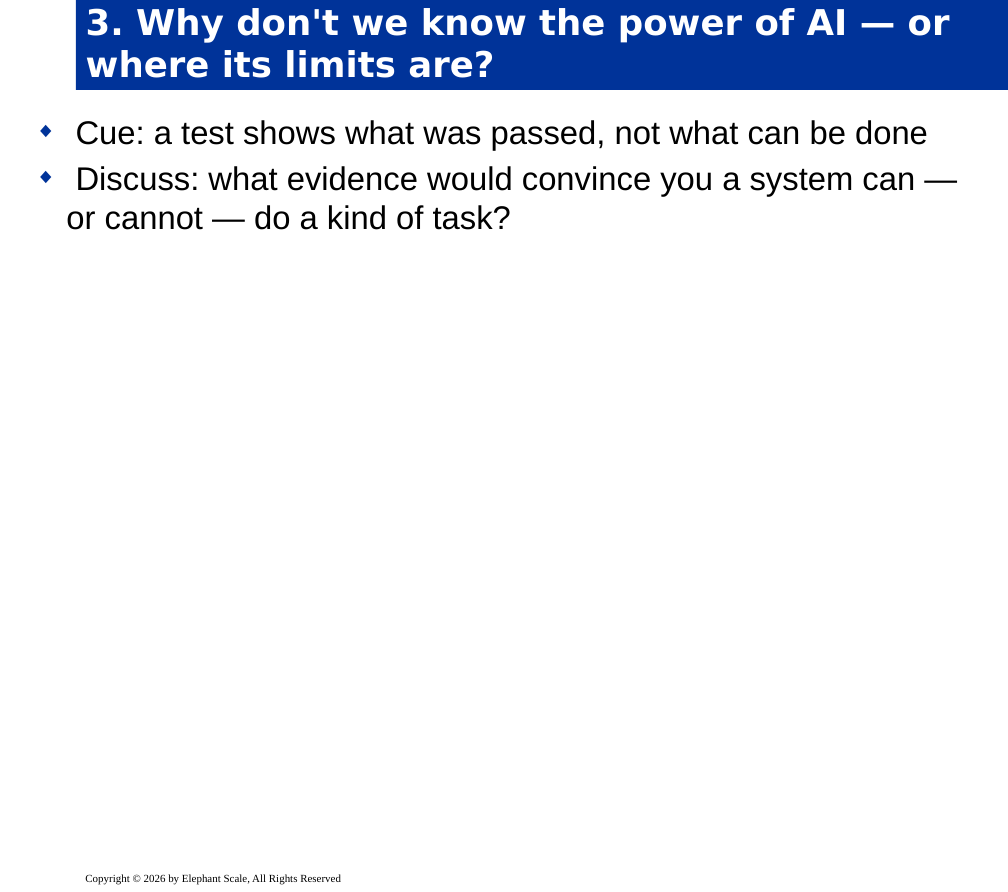
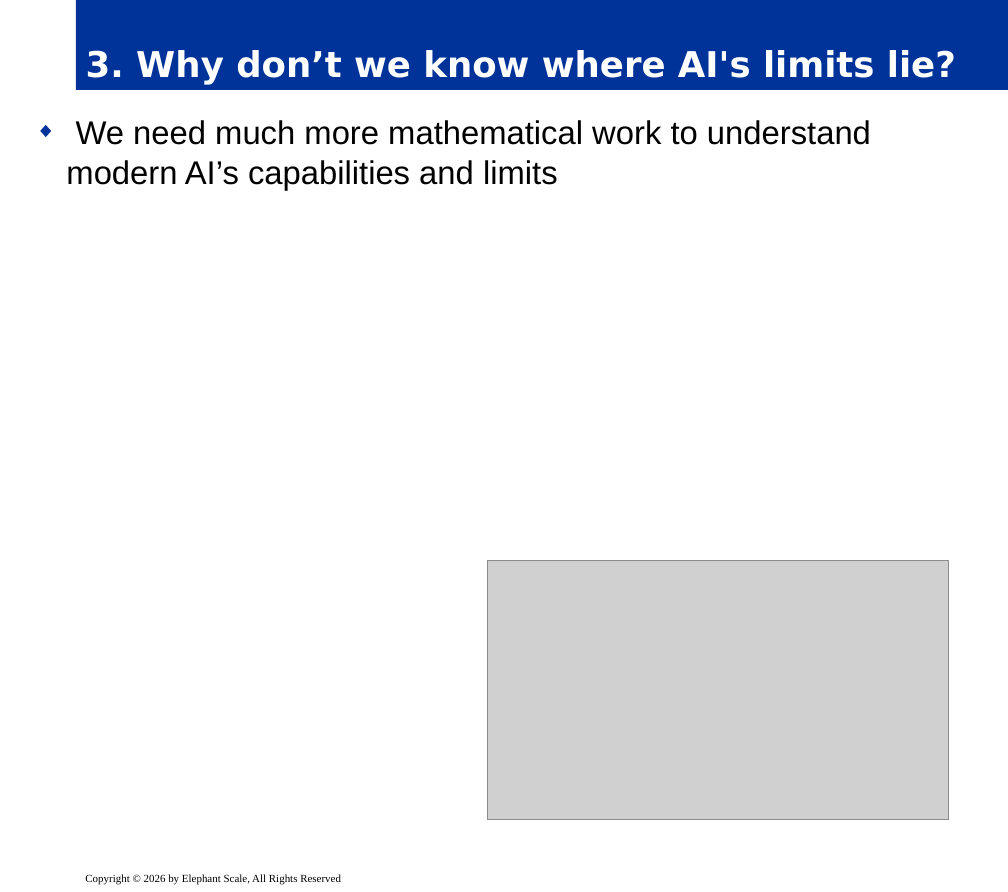
Before and after one commit to elephantscale/OpenAI-labs, a slide deck: slide 5 of 120-eight-questions-on-math-and-AI/slides/release/01__intro.pptx. Drawn at 1008x892 pixels with LibreOffice and Linux fonts; fonts in the diff are those of the drawing; grey boxes stand for pictures; background and template pictures are left out. Boxes give left, top, right and bottom in pixels: in the first picture for what was removed or moved away, otherwise in the second. Text is boxed around its words. In the diff, an @@ line names an element or a change of style, - is before the commit and + after.

```diff
--- a/120-eight-questions-on-math-and-AI/slides/release/01__intro.pptx
+++ b/120-eight-questions-on-math-and-AI/slides/release/01__intro.pptx
@@ title at [86,50,956,85]: text changed @@
-3. Why don't we know the power of AI — or where its limits are?
+3. Why don’t we know where AI's limits lie?
@@ text at [66,120,871,190]: text changed @@
-◆ Cue: a test shows what was passed, not what can be done
-◆ Discuss: what evidence would convince you a system can — or cannot — do a kind of task?
+◆ We need much more mathematical work to understand modern AI’s capabilities and limits
@@ picture added at [488,561,949,820] @@
```
Also in this commit, not shown: 8 other slides changed, 1 other file.
